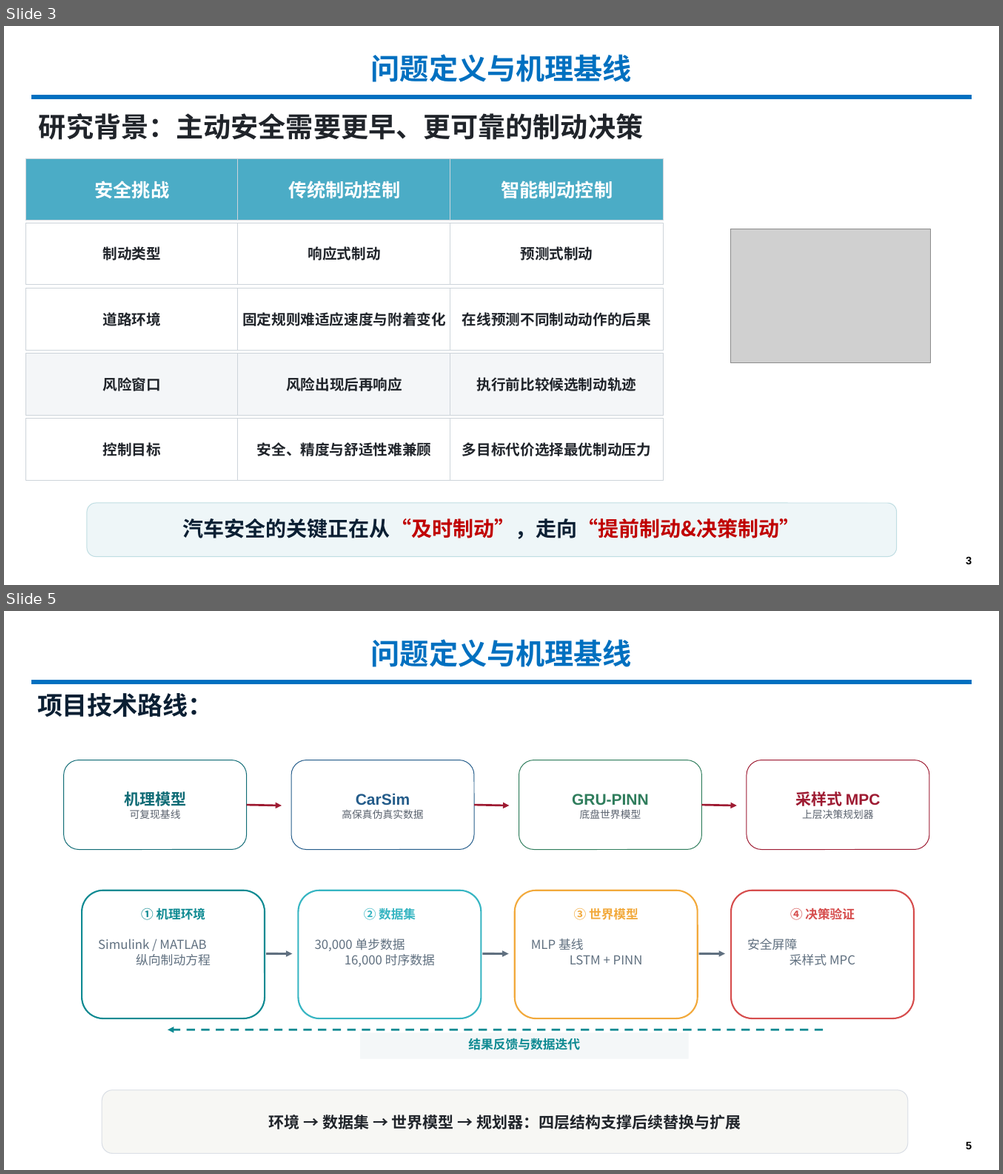
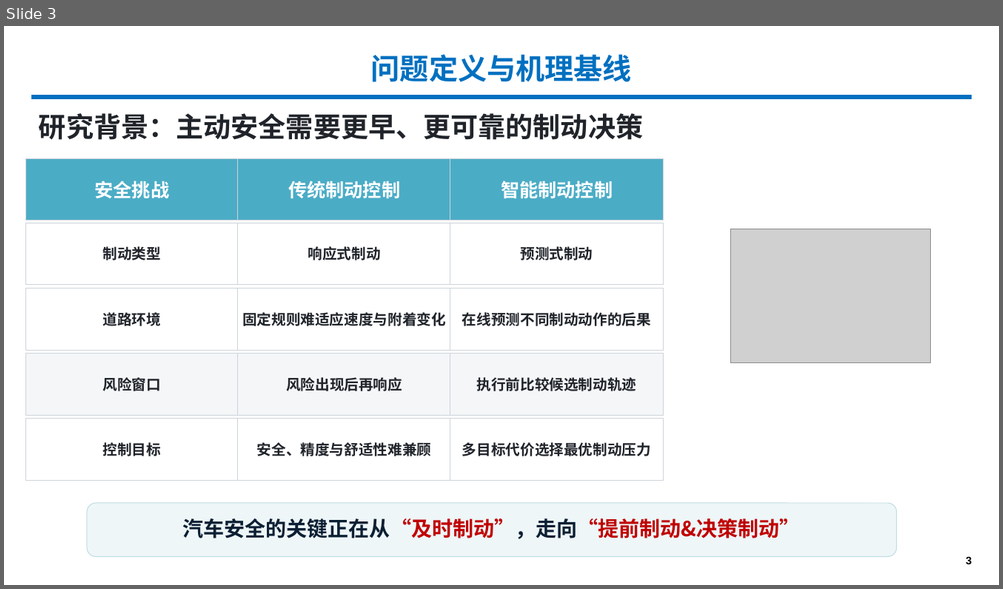
Before and after one commit to MrZang27/World-Model-in-Brake-System, a slide deck: docs/Group1_World_Model_Brake_System_Final.pptx. Shown one above the other, each under a label of ours: slides 3 and 5 before the commit, slide 3 after it; the slides between them are not shown. The pictures are 1003x1174 and 1003x589 pixels, drawn with LibreOffice and Linux fonts; fonts in the diff are those of the drawing; grey boxes stand for pictures; background and template pictures are left out. Boxes give left, top, right and bottom in pixels: in the first picture for what was removed or moved away, otherwise in the second. Text is boxed around its words. In the diff, an @@ line names an element or a change of style, - is before the commit and + after.

```diff
--- a/docs/Group1_World_Model_Brake_System_Final.pptx
+++ b/docs/Group1_World_Model_Brake_System_Final.pptx
@@ slide 5 removed at [4, 611, 999, 1170], background #FFFFFF; not listed: 1 template element that a slide beside it also shows @@
@@ title removed at [371, 639, 632, 667] @@
-问题定义与机理基线
@@ text removed at [37, 693, 213, 717] @@
-项目技术路线：
@@ rounded rectangle removed at [64, 760, 247, 850] @@
-机理模型
-可复现基线
@@ rounded rectangle removed at [291, 760, 474, 850] @@
-CarSim
-高保真伪真实数据
@@ rounded rectangle removed at [519, 760, 702, 850] @@
-GRU-PINN
-底盘世界模型
@@ rounded rectangle removed at [746, 760, 929, 850] @@
-采样式 MPC
-上层决策规划器
@@ arrow removed from (247, 805) to (282, 806) @@
@@ arrow removed from (474, 805) to (509, 806) @@
@@ arrow removed from (702, 805) to (737, 806) @@
@@ rounded rectangle removed at [82, 891, 264, 1019] @@
@@ rounded rectangle removed at [298, 891, 481, 1019] @@
@@ rounded rectangle removed at [515, 891, 697, 1019] @@
@@ rounded rectangle removed at [731, 891, 913, 1019] @@
@@ text removed at [141, 908, 206, 920] @@
-① 机理环境
@@ text removed at [364, 906, 415, 923] @@
-② 数据集
@@ text removed at [574, 908, 638, 920] @@
-③ 世界模型
@@ text removed at [790, 908, 854, 920] @@
-④ 决策验证
@@ text removed at [98, 939, 210, 966] @@
-Simulink / MATLAB
-纵向制动方程
@@ text removed at [315, 939, 435, 967] @@
-30,000 单步数据
-16,000 时序数据
@@ text removed at [531, 939, 643, 965] @@
-MLP 基线
-LSTM + PINN
@@ text removed at [747, 939, 855, 966] @@
-安全屏障
-采样式 MPC
@@ arrow removed from (266, 954) to (292, 954) @@
@@ arrow removed from (482, 954) to (509, 954) @@
@@ arrow removed from (699, 954) to (725, 954) @@
@@ arrow removed from (822, 1031) to (168, 1031) @@
@@ rectangle removed at [360, 1034, 688, 1059] @@
-结果反馈与数据迭代
@@ rounded rectangle removed at [102, 1091, 908, 1154] @@
-环境 → 数据集 → 世界模型 → 规划器：四层结构支撑后续替换与扩展
@@ page number removed at [965, 1142, 971, 1150] @@
-5
```
Also in this commit, not shown: 7 slides changed, 1 slide added, 4 other slides removed, 2 other files.
